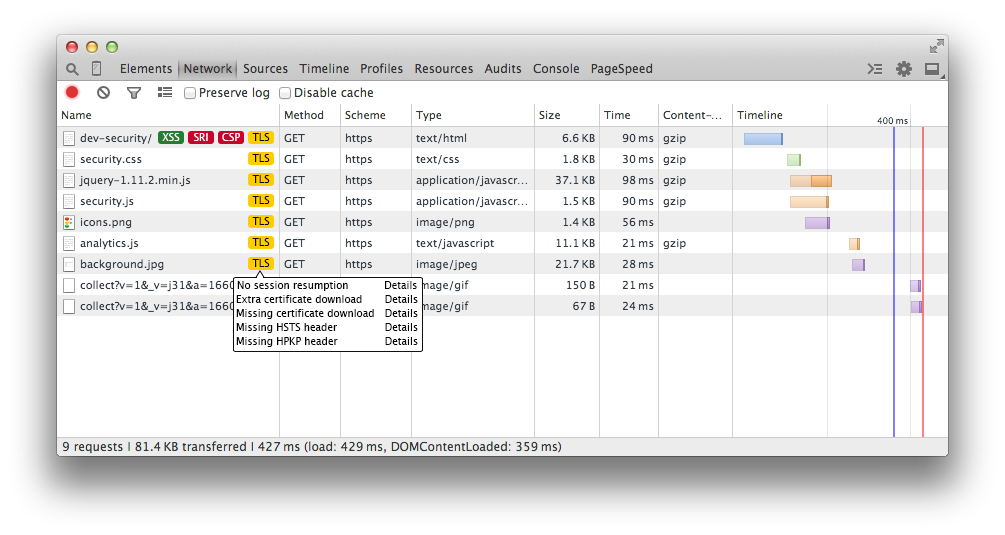
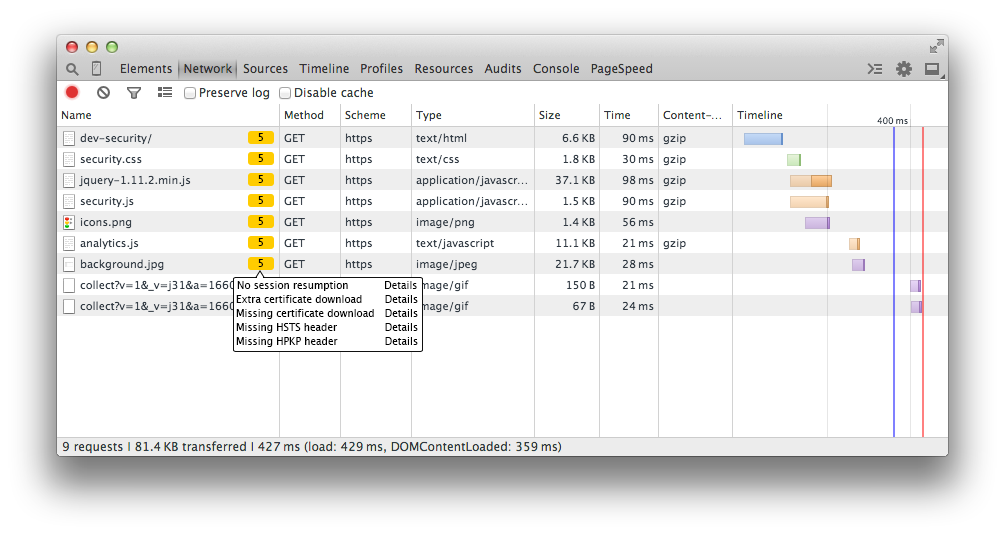
Layers edited between the first and the second 1005x535 image:
hid group "XSS" (1st of 2) (2 layers) over [158, 131, 184, 144]
hid group "SRI" (1st of 2) (2 layers) over [188, 131, 214, 144]
hid group "CSP" (1st of 2) (2 layers) over [218, 131, 244, 144]
removed layer "Layer 8" from group "TLS" over [252, 259, 270, 267]
painted on "Layer 7" over [252, 217, 270, 267]
painted on "Layer 6" over [252, 175, 270, 246]
painted on "Layer 5" over [252, 133, 270, 204]
renamed "TLS" to "5", painted on it over [252, 154, 270, 162]
renamed "TLS" to "5", painted on it over [252, 133, 270, 141]
